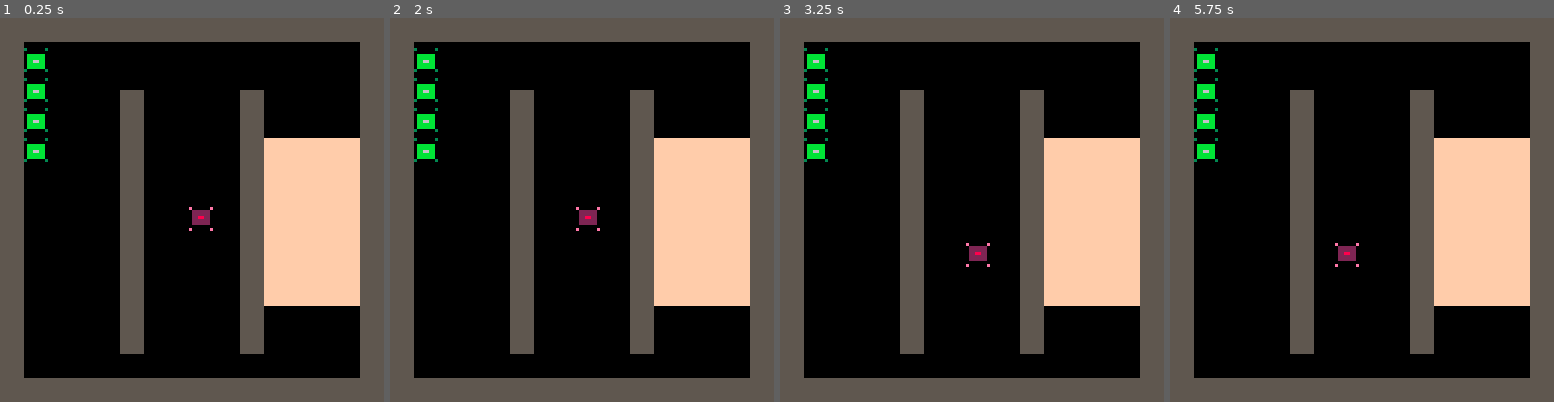
Above: before the commit, frames 1-4 (left to right).
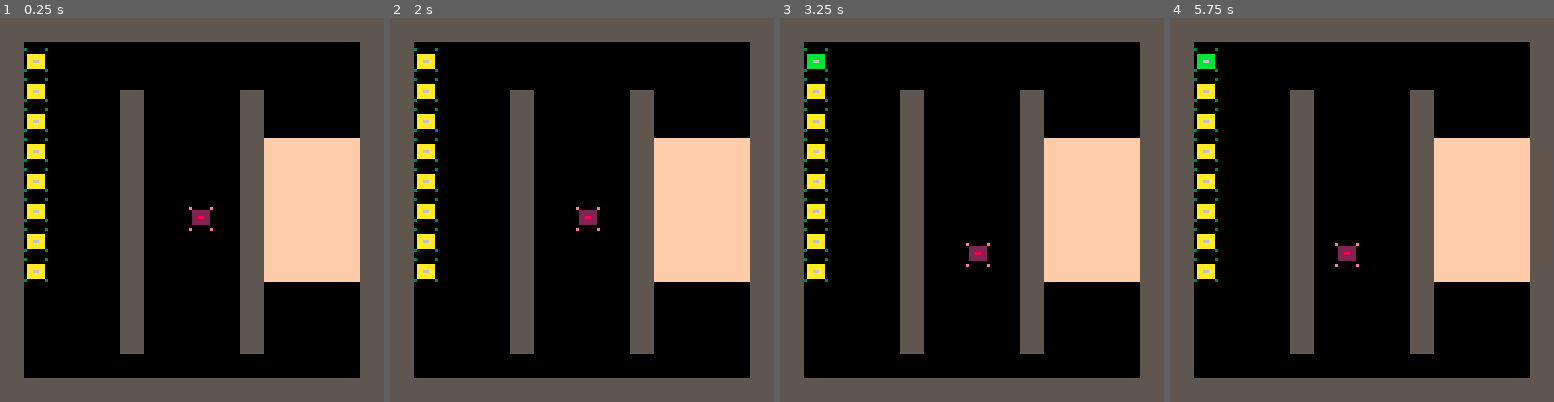
Above: after the commit, the same moments.

Repository: RobertoFreireFerrazPassos/pico8
Game: PICO-8 cartridge pico8topdowntutorial.p8
Same seed, same stepped clock (60 frames per second), same inputs: the game is played once before the commit and once after it.
Inputs:
- Up to frame 1 (0.25 s): no input
- Up to frame 2 (2 s): tap O (Z key) at 0.33, 0.7, 1.43 s; tap X (X key) at 1.07 s; hold Left from 1.97 s (still down)
- Up to frame 3 (3.25 s): tap X (X key) every 0.33 s from 2.07 to 3.07 s; tap O (Z key) at 2.22, 3.1 s; release Left at 2.37 s; hold Down 2.42-2.82 s; hold Right from 2.87 s (still down)
- Up to frame 4 (5.75 s): tap X (X key) every 0.33 s from 3.4 to 5.73 s; release Right at 3.53 s; hold Up 3.58-4.08 s; tap O (Z key) at 3.98, 4.87 s; hold Right 4.13-4.53 s; hold Down 4.58-5.08 s; hold Left from 5.13 s (still down)

The runs differ from the first frame. In frame 1, 3.1% of the frame differs, in the area x 6-94%, y 9-75%; in frame 2, 3.1%; in frame 3, 2.9%; in frame 4, 2.9%.

Commit message:
make map dinamic per level

Diff:
--- a/pico8topdowntutorial.p8
+++ b/pico8topdowntutorial.p8
@@ -138,7 +137,7 @@
 		st=0,-- 0- far 1-wall  2-find
 		box={x=1,y=2,w=6,h=5},
 		findplayer = function(_ENV)
-			local fov=5--field of view number of sprites
+			local fov=7--field of view number of sprites
 			if abs(p.x-x)<23 and abs(p.y-y)<23 then
 			 fov=3
 			end
@@ -238,6 +237,7 @@
 	foreach(levels[crrtlv].enemies, function (e)
 		add(enemies,enemy:new({x=e[1],y=e[2]}))
 	end)
+	levels[crrtlv].createmap()
 end
 
 function passlevel()
@@ -247,15 +247,20 @@
 	end
 end
 
+function generatemap()
+	 reload()
+
+end
+
 crrtlv=1
 nextlv=true
+sw=16
+sp=17
 levels = {
 	{
 		enemies={
 			{8,10},{8,20},{8,30},{8,40},
-			--{8,50},{8,60},{8,70},{8,80},
-			--{20,10},{20,20},{20,30},{20,40},
-			--{20,50},{20,60},{20,70},{20,80},
+			{8,50},{8,60},{8,70},{8,80}
 		},
 		pass=function()
 			local c=0
@@ -266,6 +271,18 @@
 			end)
 
 			return #enemies == c
+		end,
+		createmap = function()
+			for i=3,13 do
+				mset(5,i,sw)
+				mset(10,i,sw)
+			end
+			for i=5,10 do
+				mset(11,i,sp)
+				mset(12,i,sp)
+				mset(13,i,sp)
+				mset(14,i,sp)
+			end
 		end
 	},
 	{
@@ -273,6 +290,8 @@
 			{8,10}
 		},
 		pass=function(enemies)
+		end,
+		createmap = function()
 		end
 	}
 }
@@ -300,16 +319,16 @@
 1010101010101010101010101010101000000000000000000000000000000000000000000000000000000000000000000000000000000000000000000000000000000000000000000000000000000000000000000000000000000000000000000000000000000000000000000000000000000000000000000000000000000000
 1000000000000000000000000000001000000000000000000000000000000000000000000000000000000000000000000000000000000000000000000000000000000000000000000000000000000000000000000000000000000000000000000000000000000000000000000000000000000000000000000000000000000000
 1000000000000000000000000000001000000000000000000000000000000000000000000000000000000000000000000000000000000000000000000000000000000000000000000000000000000000000000000000000000000000000000000000000000000000000000000000000000000000000000000000000000000000
-1000000000100000000010000000001000000000000000000000000000000000000000000000000000000000000000000000000000000000000000000000000000000000000000000000000000000000000000000000000000000000000000000000000000000000000000000000000000000000000000000000000000000000
-1000000000100000000010000000001000000000000000000000000000000000000000000000000000000000000000000000000000000000000000000000000000000000000000000000000000000000000000000000000000000000000000000000000000000000000000000000000000000000000000000000000000000000
-1000000000100000000010111111111000000000000000000000000000000000000000000000000000000000000000000000000000000000000000000000000000000000000000000000000000000000000000000000000000000000000000000000000000000000000000000000000000000000000000000000000000000000
-1000000000100000000010111111111000000000000000000000000000000000000000000000000000000000000000000000000000000000000000000000000000000000000000000000000000000000000000000000000000000000000000000000000000000000000000000000000000000000000000000000000000000000
-1000000000100000000010111111111000000000000000000000000000000000000000000000000000000000000000000000000000000000000000000000000000000000000000000000000000000000000000000000000000000000000000000000000000000000000000000000000000000000000000000000000000000000
-1000000000100000000010111111111000000000000000000000000000000000000000000000000000000000000000000000000000000000000000000000000000000000000000000000000000000000000000000000000000000000000000000000000000000000000000000000000000000000000000000000000000000000
-1000000000100000000010111111111000000000000000000000000000000000000000000000000000000000000000000000000000000000000000000000000000000000000000000000000000000000000000000000000000000000000000000000000000000000000000000000000000000000000000000000000000000000
-1000000000100000000010111111111000000000000000000000000000000000000000000000000000000000000000000000000000000000000000000000000000000000000000000000000000000000000000000000000000000000000000000000000000000000000000000000000000000000000000000000000000000000
-1000000000100000000010111111111000000000000000000000000000000000000000000000000000000000000000000000000000000000000000000000000000000000000000000000000000000000000000000000000000000000000000000000000000000000000000000000000000000000000000000000000000000000
-1000000000100000000010000000001000000000000000000000000000000000000000000000000000000000000000000000000000000000000000000000000000000000000000000000000000000000000000000000000000000000000000000000000000000000000000000000000000000000000000000000000000000000
-1000000000100000000010000000001000000000000000000000000000000000000000000000000000000000000000000000000000000000000000000000000000000000000000000000000000000000000000000000000000000000000000000000000000000000000000000000000000000000000000000000000000000000
+1000000000000000000000000000001000000000000000000000000000000000000000000000000000000000000000000000000000000000000000000000000000000000000000000000000000000000000000000000000000000000000000000000000000000000000000000000000000000000000000000000000000000000
+1000000000000000000000000000001000000000000000000000000000000000000000000000000000000000000000000000000000000000000000000000000000000000000000000000000000000000000000000000000000000000000000000000000000000000000000000000000000000000000000000000000000000000
+1000000000000000000000000000001000000000000000000000000000000000000000000000000000000000000000000000000000000000000000000000000000000000000000000000000000000000000000000000000000000000000000000000000000000000000000000000000000000000000000000000000000000000
+1000000000000000000000000000001000000000000000000000000000000000000000000000000000000000000000000000000000000000000000000000000000000000000000000000000000000000000000000000000000000000000000000000000000000000000000000000000000000000000000000000000000000000
+1000000000000000000000000000001000000000000000000000000000000000000000000000000000000000000000000000000000000000000000000000000000000000000000000000000000000000000000000000000000000000000000000000000000000000000000000000000000000000000000000000000000000000
+1000000000000000000000000000001000000000000000000000000000000000000000000000000000000000000000000000000000000000000000000000000000000000000000000000000000000000000000000000000000000000000000000000000000000000000000000000000000000000000000000000000000000000
+1000000000000000000000000000001000000000000000000000000000000000000000000000000000000000000000000000000000000000000000000000000000000000000000000000000000000000000000000000000000000000000000000000000000000000000000000000000000000000000000000000000000000000
+1000000000000000000000000000001000000000000000000000000000000000000000000000000000000000000000000000000000000000000000000000000000000000000000000000000000000000000000000000000000000000000000000000000000000000000000000000000000000000000000000000000000000000
+1000000000000000000000000000001000000000000000000000000000000000000000000000000000000000000000000000000000000000000000000000000000000000000000000000000000000000000000000000000000000000000000000000000000000000000000000000000000000000000000000000000000000000
+1000000000000000000000000000001000000000000000000000000000000000000000000000000000000000000000000000000000000000000000000000000000000000000000000000000000000000000000000000000000000000000000000000000000000000000000000000000000000000000000000000000000000000
+1000000000000000000000000000001000000000000000000000000000000000000000000000000000000000000000000000000000000000000000000000000000000000000000000000000000000000000000000000000000000000000000000000000000000000000000000000000000000000000000000000000000000000
 1000000000000000000000000000001000000000000000000000000000000000000000000000000000000000000000000000000000000000000000000000000000000000000000000000000000000000000000000000000000000000000000000000000000000000000000000000000000000000000000000000000000000000
 1010101010101010101010101010101000000000000000000000000000000000000000000000000000000000000000000000000000000000000000000000000000000000000000000000000000000000000000000000000000000000000000000000000000000000000000000000000000000000000000000000000000000000
